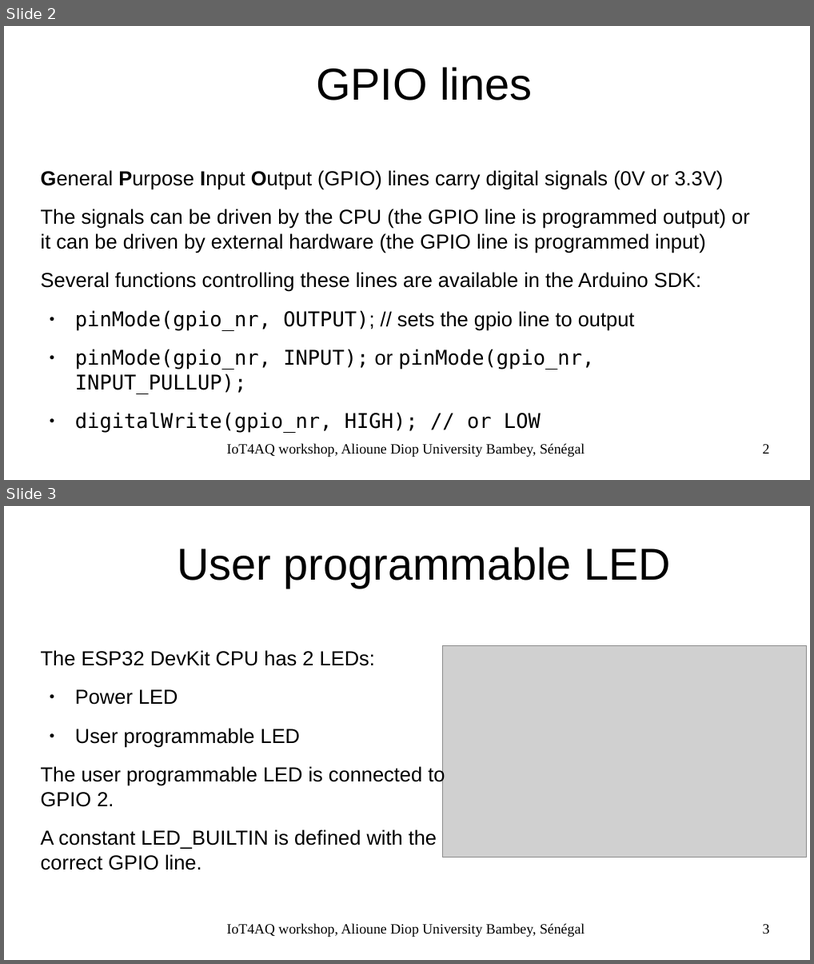
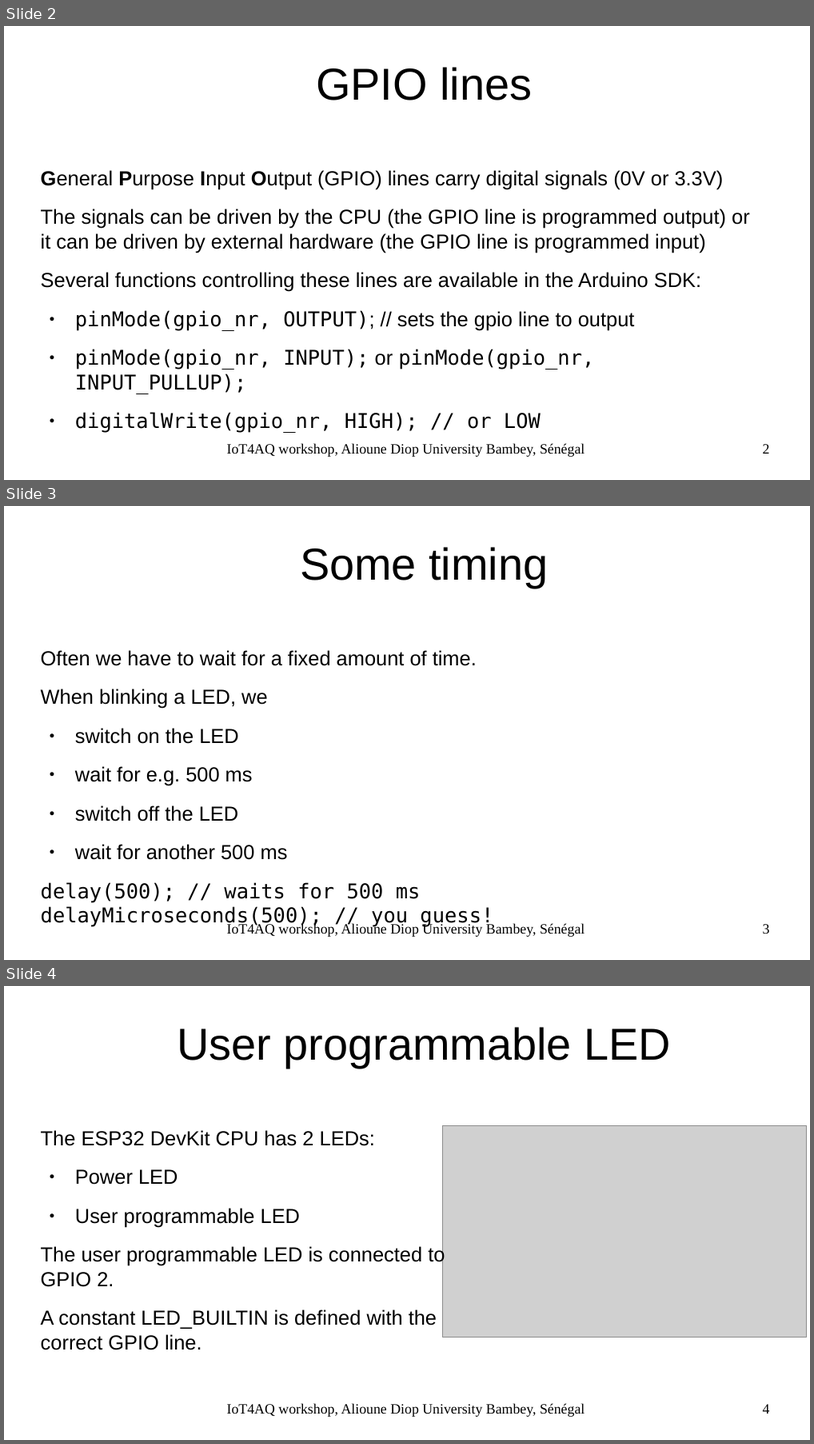
Before and after one commit to uraich/IoT4AQ, a slide deck: workshop/slides/iot4aq_gpio.odp. Shown one above the other, each under a label of ours: slides 2 and 3 before the commit, slides 2, 3 and 4 after it. The pictures are 814x964 and 814x1444 pixels, drawn with LibreOffice and Linux fonts; fonts in the diff are those of the drawing; grey boxes stand for pictures; background and template pictures are left out. Boxes give left, top, right and bottom in pixels: in the first picture for what was removed or moved away, otherwise in the second. Text is boxed around its words. In the diff, an @@ line names an element or a change of style, - is before the commit and + after.

```diff
--- a/workshop/slides/iot4aq_gpio.odp
+++ b/workshop/slides/iot4aq_gpio.odp
@@ slide 3 added at bbox=[4, 506, 810, 960], background #FFFFFF @@
@@ title added at bbox=[300, 547, 549, 588], 44 pt, text #000000 @@
+Some timing
@@ text added at bbox=[41, 650, 477, 903], 20 pt, text #000000 @@
+Often we have to wait for a fixed amount of time.
+When blinking a LED, we
+● switch on the LED
+● wait for e.g. 500 ms
+● switch off the LED
+● wait for another 500 ms
+delay(500); // waits for 500 ms
+delayMicroseconds(500); // you guess!
@@ text added at bbox=[227, 922, 585, 936], 14 pt, text #000000 @@
+IoT4AQ workshop, Alioune Diop University Bambey, Sénégal
@@ page number added at bbox=[763, 924, 770, 933], 14 pt, text #000000 @@
+3
@@ what was slide 3 is now slide 4 @@
@@ page number at bbox=[763, 1404, 770, 1413]: text changed @@
-3
+4
```
Also in this commit, not shown: 1 slide changed, 9 other files.
